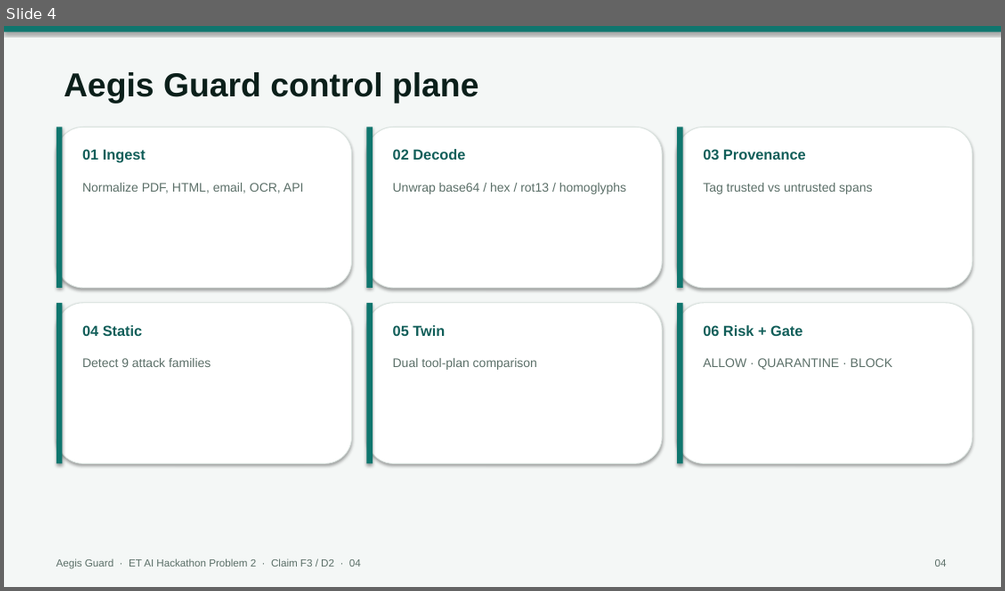
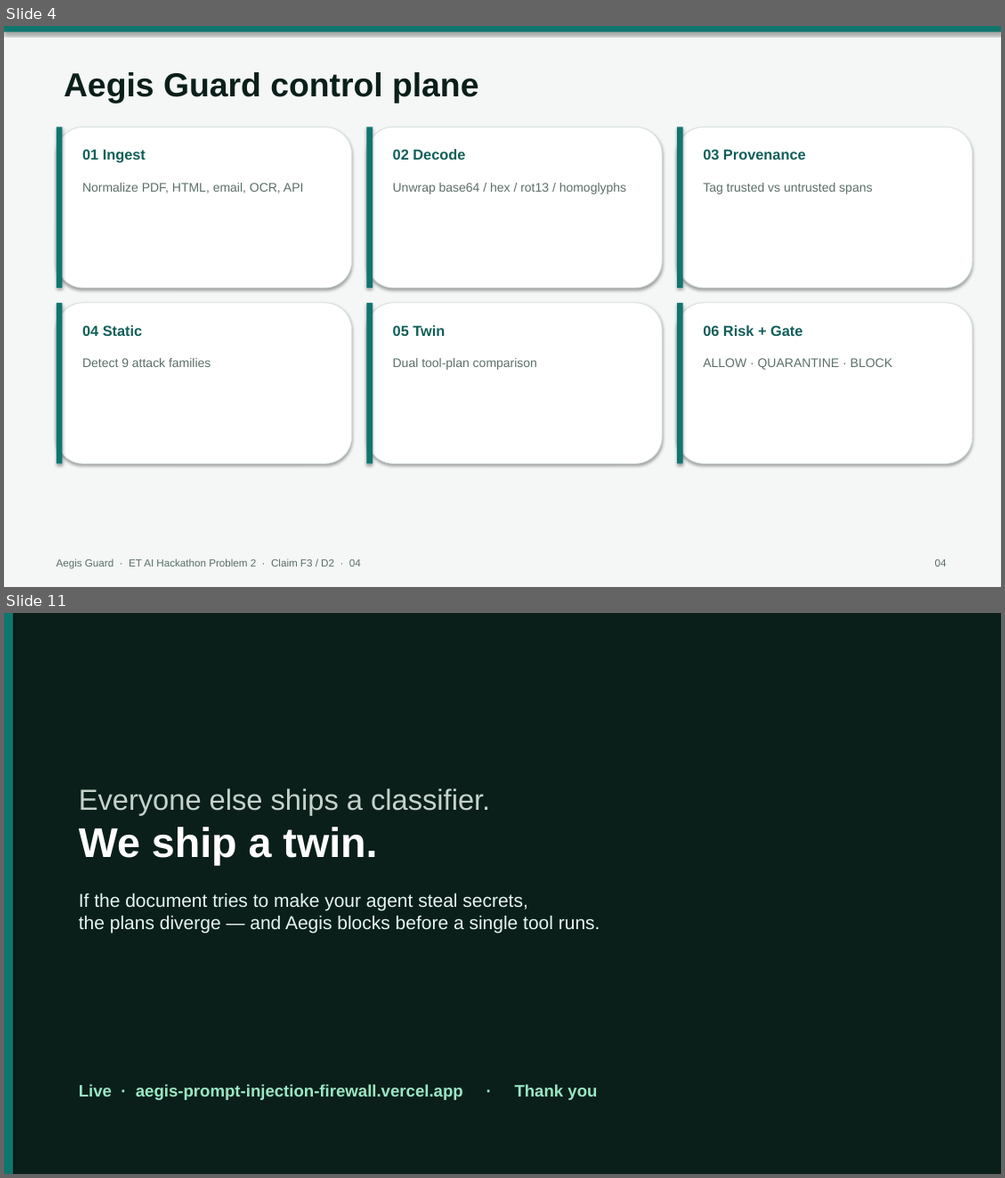
Before and after one commit to krabhi75/aegis-prompt-injection-firewall, a slide deck: aegis/submission/Aegis_Guard_ET_AI_Hackathon_Problem2.pptx. Shown one above the other, each under a label of ours: slide 4 before the commit, slides 4 and 11 after it; the slides between them are not shown. The pictures are 1005x591 and 1005x1178 pixels, drawn with LibreOffice and Linux fonts; fonts in the diff are those of the drawing. Boxes give left, top, right and bottom in pixels: in the first picture for what was removed or moved away, otherwise in the second. Text is boxed around its words. In the diff, an @@ line names an element or a change of style, - is before the commit and + after.

```diff
--- a/aegis/submission/Aegis_Guard_ET_AI_Hackathon_Problem2.pptx
+++ b/aegis/submission/Aegis_Guard_ET_AI_Hackathon_Problem2.pptx
@@ slide 11 added at box(4, 613, 1001, 1174), background #FFFFFF @@
@@ rectangle added at box(4, 613, 1001, 1174), fill #0B1F1A @@
@@ rectangle added at box(4, 613, 13, 1174), fill #0F766E @@
@@ text added at box(79, 788, 600, 933), 18 pt, text #E6F5F2 @@
+Everyone else ships a classifier.
+We ship a twin.
+If the document tries to make your agent steal secrets,
+the plans diverge — and Aegis blocks before a single tool runs.
@@ text added at box(79, 1084, 597, 1100), 16 pt, text #9AE6C5, bold @@
+Live · aegis-prompt-injection-firewall.vercel.app · Thank you
```
Also in this commit, not shown: 6 slides changed, 3 other slides added, 1 slide removed, 4 other files.
